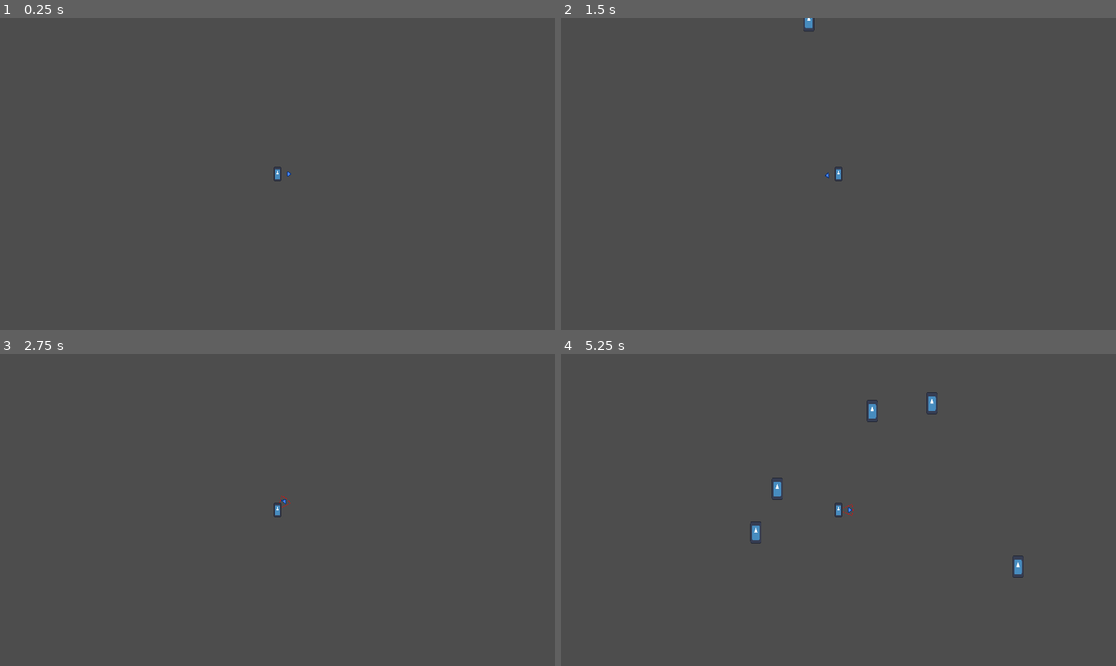
Above: before the commit, frames 1-4 (two rows, left to right).
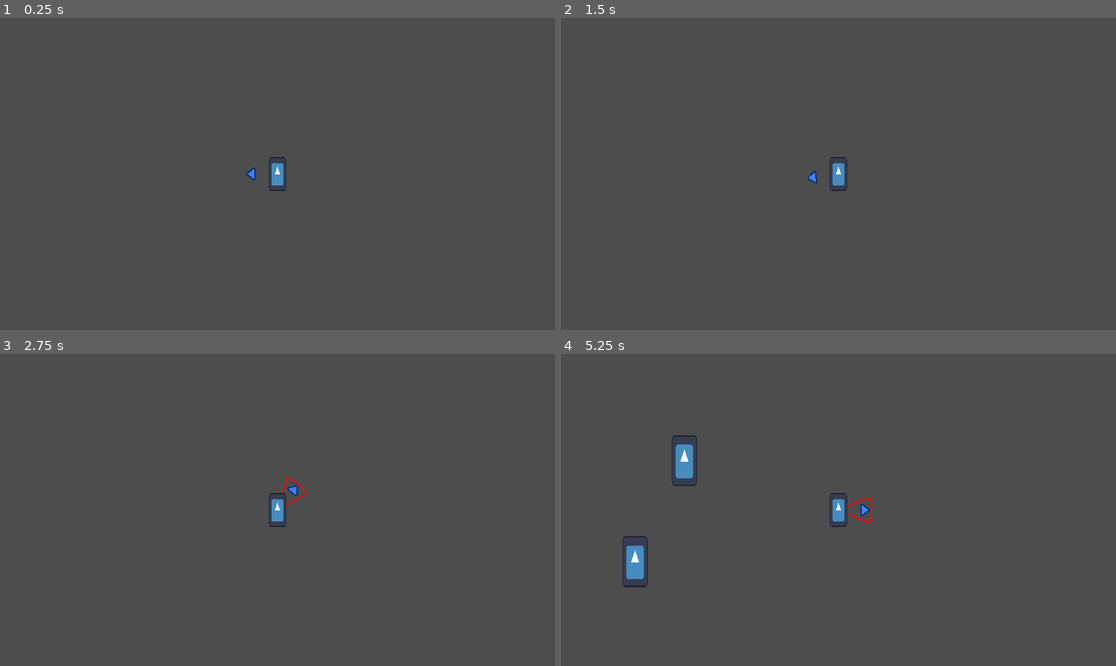
Above: after the commit, the same moments.

Repository: freddder/GMTK_Jam_2024
Game: Godot game, scene res://scenes/main_level.tscn
The game is run twice, just before and just after one commit, with the same random seed, the same clock (stepped at 60 frames per second) and the same inputs. The engine's default icon, where the game draws it, is replaced by a stand-in: a white triangle on a blue panel in a dark square.
Inputs (mouse positions are in pixels of both pictures, inside the frame that each line leads up to):
- Up to frame 1 (0.25 s): no input
- Up to frame 2 (1.5 s): tap Enter at 0.5 s; move the mouse to (960, 158) at 0.52 s; press the mouse at (960, 158) at 0.53 s; hold D (move_right) 0.53-1.28 s; right-click (960, 158) at 0.8 s; move the mouse to (727, 189) at 1.27 s; release the mouse at (727, 189) at 1.28 s; hold S (move_down) from 1.28 s (still down); right-click (727, 189) at 1.35 s
- Up to frame 3 (2.75 s): click (166, 525) at 1.55 s; tap Space at 2 s; move the mouse to (333, 441) at 2.02 s; release S (move_down) at 2.03 s; press the mouse at (333, 441) at 2.03 s; hold D (move_right) from 2.03 s (still down); right-click (333, 441) at 2.3 s
- Up to frame 4 (5.25 s): tap Enter at 2.75 s; move the mouse to (810, 572) at 2.77 s; release D (move_right) at 2.78 s; release the mouse at (810, 572) at 2.78 s; hold W (move_up) 2.78-3.53 s; right-click (810, 572) at 2.85 s; click (810, 572) at 3.05 s; move the mouse to (1005, 556) at 3.52 s; press the mouse at (1005, 556) at 3.53 s; hold A (move_left) 3.53-5.03 s; right-click (1005, 556) at 3.8 s; move the mouse to (672, 463) at 4.27 s; release the mouse at (672, 463) at 4.28 s; right-click (672, 463) at 4.35 s; click (672, 463) at 4.55 s; move the mouse to (866, 510) at 5.02 s; press the mouse at (866, 510) at 5.03 s; hold S (move_down) from 5.03 s (still down)

The runs differ from the first frame. In frame 1, 0.2% of the frame differs, in the area x 44-53%, y 44-56%; in frame 2, 0.3%; in frame 3, 0.3%; in frame 4, 1.6%, in the area x 11-84%, y 12-75%.

Commit message:
thrust attack

Diff:
--- a/project.godot
+++ b/project.godot
@@ -61,6 +61,11 @@
 "events": [Object(InputEventMouseButton,"resource_local_to_scene":false,"resource_name":"","device":-1,"window_id":0,"a …(258 unchanged characters)…
 ]
 }
+secondary_attack={
+"deadzone": 0.5,
+"events": [Object(InputEventMouseButton,"resource_local_to_scene":false,"resource_name":"","device":-1,"window_id":0,"alt_pressed":false,"shift_pressed":false,"ctrl_pressed":false,"meta_pressed":false,"button_mask":2,"position":Vector2(197, 14),"global_position":Vector2(206, 60),"factor":1.0,"button_index":2,"canceled":false,"pressed":true,"double_click":false,"script":null)
+]
+}
 
 [layer_names]
 
--- a/scenes/player.tscn
+++ b/scenes/player.tscn
@@ -7,12 +7,9 @@
 [sub_resource type="RectangleShape2D" id="RectangleShape2D_bq6x7"]
 size = Vector2(26, 52)
 
-[sub_resource type="CircleShape2D" id="CircleShape2D_xvjvi"]
-
 [node name="Player" type="Area2D" groups=["player"]]
 collision_mask = 2
 script = ExtResource("1_r52mo")
-default_camera_zoom = Vector2(1, 1)
 
 [node name="Sprite2D" type="Sprite2D" parent="."]
 scale = Vector2(0.2, 0.4)
@@ -29,7 +26,6 @@
 
 [node name="AttackShapeCast2D" type="ShapeCast2D" parent="."]
 enabled = false
-shape = SubResource("CircleShape2D_xvjvi")
 target_position = Vector2(0, 0)
 max_results = 512
 collision_mask = 4
--- a/scripts/player.gd
+++ b/scripts/player.gd
@@ -1,21 +1,33 @@
 class_name PlayerCharacter extends Area2D
 
 class AttackZoneData:
-	var radius: float = 0
-	var angle: float = 0
-	var start_angle: float = 0
-	var end_angle: float = 0
+	var radius: float = 0.0
+	var thickness: float = 0.0
+	var angle: float = 0.0
+	var start_angle: float = 0.0
+	var end_angle: float = 0.0
 
 enum AttackType {
 	Invalid,
 	Swing,
+	Thrust,
+	GroundPound,
 }
 
 @export var default_walk_speed: float = 300.0
+
+@export_category("Swing")
 @export var default_swing_radius: float = 50.0
 @export var default_swing_angle: float = 45.0
 @export var swing_angle_limit: float = 230.0
+
+@export_category("Thrust")
+@export var default_thrust_radius: float = 100.0
+@export var default_thrust_thickness: float = 35.0
+
 @export var default_camera_zoom: Vector2 = Vector2(2.3, 2.3)
+
+@export_category("Charge")
 @export var charge_speed: float = 1.0
 @export var charge_exp: float = 0.6
 @export var charge_delay: float = 1.0
@@ -30,6 +42,7 @@
 
 func _ready() -> void:
 	set_camera_zoom(default_camera_zoom, 0.0)
+	clear_attack_data()
 
 func handle_movement(delta: float) -> void:
 	var move_direction := Input.get_vector("move_left", "move_right", "move_up", "move_down")
@@ -47,42 +60,71 @@
 		handle_movement(delta)
 	check_arena_bounds()
 
-func _draw() -> void:
-	if !active_attack_zone_data:
-		return
-
+func draw_attack_zone_swing_implementation() -> void:
 	var origin := Vector2.ZERO
+	var offset_angle := -PI / 2.0
+	var width := 2.0
 
 	draw_line(origin,
 		Vector2(
-			cos(active_attack_zone_data.start_angle) * active_attack_zone_data.radius,
-			sin(active_attack_zone_data.start_angle) * active_attack_zone_data.radius),
-		attack_area_color)
+			cos(active_attack_zone_data.start_angle + offset_angle) * active_attack_zone_data.radius,
+			sin(active_attack_zone_data.start_angle + offset_angle) * active_attack_zone_data.radius),
+		attack_area_color, width)
 
 	draw_line(origin,
 		Vector2(
-			cos(active_attack_zone_data.end_angle) * active_attack_zone_data.radius,
-			sin(active_attack_zone_data.end_angle) * active_attack_zone_data.radius),
-		attack_area_color)
+			cos(active_attack_zone_data.end_angle + offset_angle) * active_attack_zone_data.radius,
+			sin(active_attack_zone_data.end_angle + offset_angle) * active_attack_zone_data.radius),
+		attack_area_color, width)
 
 	draw_arc(origin, active_attack_zone_data.radius,
-		active_attack_zone_data.start_angle, active_attack_zone_data.end_angle,
-		attack_area_arc_segments, attack_area_color)
-
-func draw_attack_zone(attack_zone_data: AttackZoneData) -> void:
+		active_attack_zone_data.start_angle + offset_angle, active_attack_zone_data.end_angle + offset_angle,
+		attack_area_arc_segments, attack_area_color, width)
+
+func draw_attack_zone_thrust_implementation() -> void:
+	var origin := Vector2.ZERO
+
+	var half_thickness := active_attack_zone_data.thickness / 2.0
+	var radius := active_attack_zone_data.radius
+	var local_coords_rect : Array = [
+		[ half_thickness, 0.0 ],  [ half_thickness, radius ],
+		[ -half_thickness, radius ], [ -half_thickness, 0.0 ]
+	]
+
+	var packed_array: PackedVector2Array
+	for coord in local_coords_rect:
+		packed_array.append(Vector2(coord[0], coord[1]).rotated(active_attack_zone_data.angle + PI))
+
+	var colors: PackedColorArray
+	colors.append(Color.RED)
+
+	draw_polygon(packed_array, colors)
+
+func _draw() -> void:
+	match charging_attack_type:
+		AttackType.Swing: draw_attack_zone_swing_implementation()
+		AttackType.Thrust: draw_attack_zone_thrust_implementation()
+
+func draw_attack_zone_swing(attack_zone_data: AttackZoneData) -> void:
 	attack_area_color = Color.RED
 	active_attack_zone_data = attack_zone_data
-	attack_area_arc_segments = maxf(6, active_attack_zone_data.radius / 20)
+	attack_area_arc_segments = maxf(6, active_attack_zone_data.radius / 5)
+
+	queue_redraw()
+
+func draw_attack_zone_thrust(attack_zone_data: AttackZoneData) -> void:
+	attack_area_color = Color.RED
+	active_attack_zone_data = attack_zone_data
 
 	queue_redraw()
 
 func handle_mouse_direction() -> void:
 	var mouse_position := get_local_mouse_position()
-	mouse_direction_angle_rad = atan2(mouse_position.y, mouse_position.x)
+	mouse_direction_angle_rad = atan2(mouse_position.y, mouse_position.x) + PI / 2.0
 
 	# Add half PI (90 degrees) because sprite looks upwards by default,
 	# but rotation at 0 radians faces west
-	$MouseDirectionSprite.rotation = mouse_direction_angle_rad + PI / 2.0
+	$MouseDirectionSprite.rotation = mouse_direction_angle_rad
 
 func get_attack_zone_data_swing() -> AttackZoneData:
 	var charge_power := get_charge_power()
@@ -99,9 +141,24 @@
 
 	return attack_zone_data
 
+func get_attack_zone_data_thrust() -> AttackZoneData:
+	var charge_power := get_charge_power()
+	var attack_zone_data: AttackZoneData = AttackZoneData.new()
+
+	var radius_multiplier := maxf(1.0, pow(charge_power, 1.13))
+	attack_zone_data.radius = default_thrust_radius * radius_multiplier
+
+	var thickness_offset := log(pow(charge_power, 7))
+	attack_zone_data.thickness = default_thrust_thickness + thickness_offset
+
+	attack_zone_data.angle = mouse_direction_angle_rad
+	print(mouse_direction_angle_rad)
+	return attack_zone_data
+
 func handle_attack_zone() -> void:
 	match charging_attack_type:
-		AttackType.Swing: draw_attack_zone(get_attack_zone_data_swing())
+		AttackType.Swing: draw_attack_zone_swing(get_attack_zone_data_swing())
+		AttackType.Thrust: draw_attack_zone_thrust(get_attack_zone_data_thrust())
 
 	if is_charging_attack():
 		var zoom_power := get_charge_power() - 1.0
@@ -120,34 +177,70 @@
 	else:
 		$Camera2D.set_zoom(zoom)
 
-func _input(event: InputEvent) -> void:
-	if !is_charging_attack() && event.is_action_pressed("primary_attack"):
-		charging_attack_type = AttackType.Swing
+func clear_attack_data() -> void:
+	$AttackShapeCast2D.shape = null
+	$AttackShapeCast2D.position = Vector2.ZERO
+	$AttackShapeCast2D.rotation = 0
+	active_attack_zone_data = null
+	charging_attack_type = AttackType.Invalid
+
+	# Clear whatever we have drawn so far
+	queue_redraw()
+
+	# Return to original camera zoom
+	set_camera_zoom(default_camera_zoom, 0.4)
+
+func handle_primary_attack_input(event: InputEvent) -> void:
+	var attack_type := AttackType.Swing
+	var action_name := "primary_attack"
+	if !is_charging_attack() && event.is_action_pressed(action_name):
+		charging_attack_type = attack_type
 		attack_charge_start_time = Time.get_ticks_msec()
 
-	if charging_attack_type == AttackType.Swing && event.is_action_released("primary_attack"):
-		var attack_zone_data : AttackZoneData = get_attack_zone_data_swing()
-
-		var attack_circle_shape := $AttackShapeCast2D.shape as CircleShape2D
-		attack_circle_shape.radius = attack_zone_data.radius
+	if charging_attack_type == attack_type && event.is_action_released(action_name):
+		var attack_circle_shape := CircleShape2D.new()
+		$AttackShapeCast2D.shape = attack_circle_shape
+		attack_circle_shape.radius = active_attack_zone_data.radius
 
 		$AttackShapeCast2D.force_shapecast_update()
 		for collider_index in $AttackShapeCast2D.get_collision_count():
 			var collider := $AttackShapeCast2D.get_collider(collider_index) as Node2D
 			var direction_to := global_position.direction_to(collider.global_position)
-			var angle_to := atan2(direction_to.y, direction_to.x)
-			if attack_zone_data.start_angle <= angle_to && attack_zone_data.end_angle >= angle_to:
+			var angle_to := atan2(direction_to.y, direction_to.x) + PI / 2.0
+			if active_attack_zone_data.start_angle <= angle_to && active_attack_zone_data.end_angle >= angle_to:
 				print("Damage ", $AttackShapeCast2D.get_collider(collider_index))
-
-		attack_circle_shape.radius = 0.0
-		charging_attack_type = AttackType.Invalid
-		active_attack_zone_data = null
-
-		# Clear whatever we have drawn so far
-		queue_redraw()
-
-		# Return to original camera zoom
-		set_camera_zoom(default_camera_zoom, 0.4)
+				collider.queue_free()
+
+		clear_attack_data()
+
+func handle_secondary_attack_input(event: InputEvent) -> void:
+	var attack_type := AttackType.Thrust
+	var action_name := "secondary_attack"
+	if !is_charging_attack() && event.is_action_pressed(action_name):
+		charging_attack_type = attack_type
+		attack_charge_start_time = Time.get_ticks_msec()
+
+	if charging_attack_type == attack_type && event.is_action_released(action_name):
+		var attack_rectangle_shape := RectangleShape2D.new()
+		$AttackShapeCast2D.shape = attack_rectangle_shape
+		var angle := active_attack_zone_data.angle - PI / 2.0
+		$AttackShapeCast2D.position = Vector2(cos(angle), sin(angle)) * active_attack_zone_data.radius / 2.0
+		$AttackShapeCast2D.rotation = active_attack_zone_data.angle
+		attack_rectangle_shape.size = Vector2(active_attack_zone_data.thickness, active_attack_zone_data.radius)
+
+		$AttackShapeCast2D.force_shapecast_update()
+		for collider_index in $AttackShapeCast2D.get_collision_count():
+			var collider := $AttackShapeCast2D.get_collider(collider_index) as Node2D
+			print("Damage ", $AttackShapeCast2D.get_collider(collider_index))
+			collider.queue_free()
+
+		clear_attack_data()
+
+func _input(event: InputEvent) -> void:
+	if event.is_action("primary_attack"):
+		handle_primary_attack_input(event)
+	elif event.is_action("secondary_attack"):
+		handle_secondary_attack_input(event)
 
 func is_charging_attack() -> bool:
 	return charging_attack_type != AttackType.Invalid
Not shown: 1 places in scenes/player.tscn that only renumber resources
